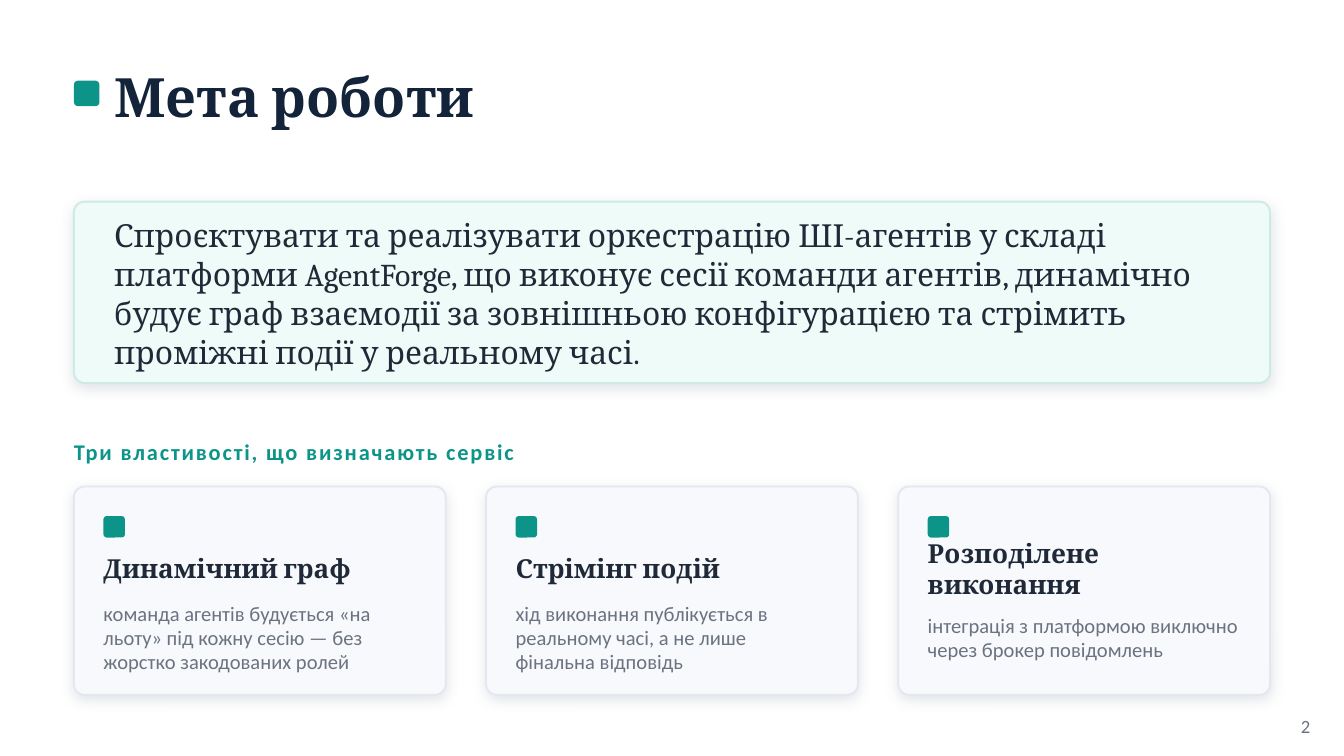
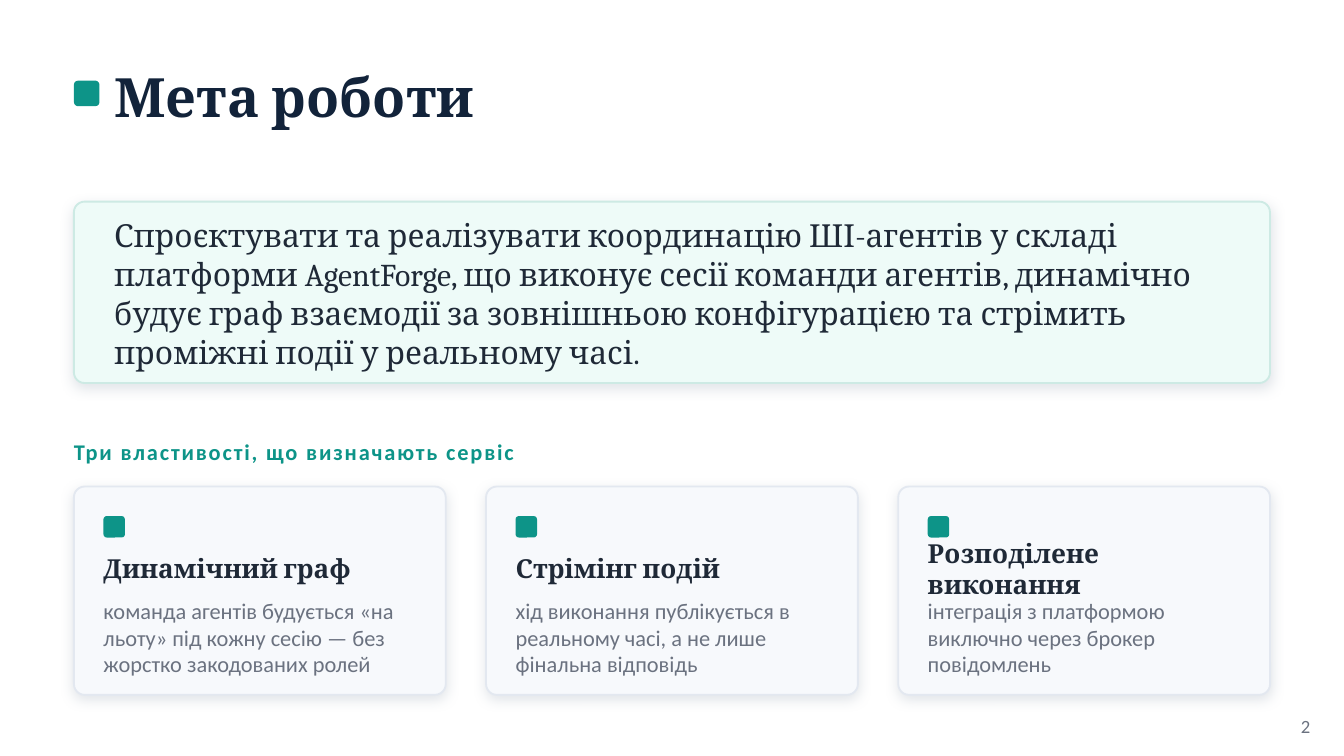
Before and after one commit to NureShelekhanOleksandr/2026_B_PI_PZPI-22-2_Shelekhan_O_M, a slide deck: slide 2 of 2026_Б_ПІ_ПЗПІ-22-2_Шелехань_О_М.pptx. Drawn at 1344x756 pixels with LibreOffice and Linux fonts; fonts in the diff are those of the drawing. Boxes give left, top, right and bottom in pixels: in the first picture for what was removed or moved away, otherwise in the second. Text is boxed around its words. In the diff, an @@ line names an element or a change of style, - is before the commit and + after.

```diff
--- a/2026_Б_ПІ_ПЗПІ-22-2_Шелехань_О_М.pptx
+++ b/2026_Б_ПІ_ПЗПІ-22-2_Шелехань_О_М.pptx
@@ text at box(114, 223, 1191, 372): text changed @@
-Спроєктувати та реалізувати оркестрацію ШІ-агентів у складі платформи AgentForge, що виконує сесії команди агентів, динамічно будує граф взаємодії за зовнішньою конфігурацією та стрімить проміжні події у реальному часі.
+Спроєктувати та реалізувати координацію ШІ-агентів у складі платформи AgentForge, що виконує сесії команди агентів, динамічно будує граф взаємодії за зовнішньою конфігурацією та стрімить проміжні події у реальному часі.
@@ size 11 to 12 pt in 3 elements at box(103, 603, 394, 676), box(516, 603, 790, 676), box(928, 604, 1165, 676) @@
```
Also in this commit, not shown: 12 other slides changed, 1 slide added, 1 slide removed.
